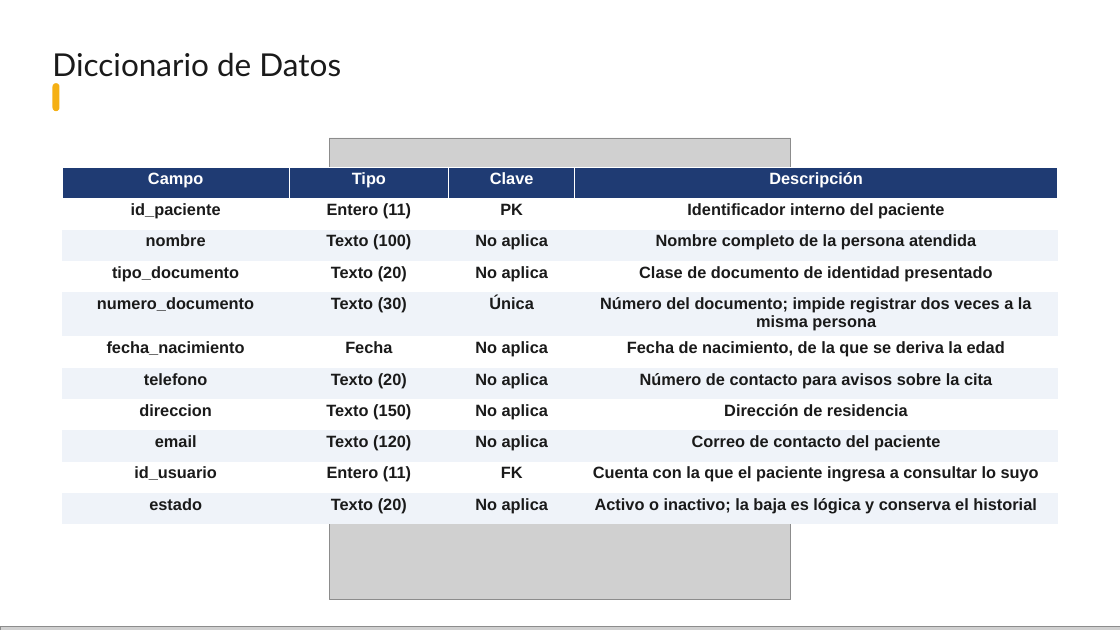
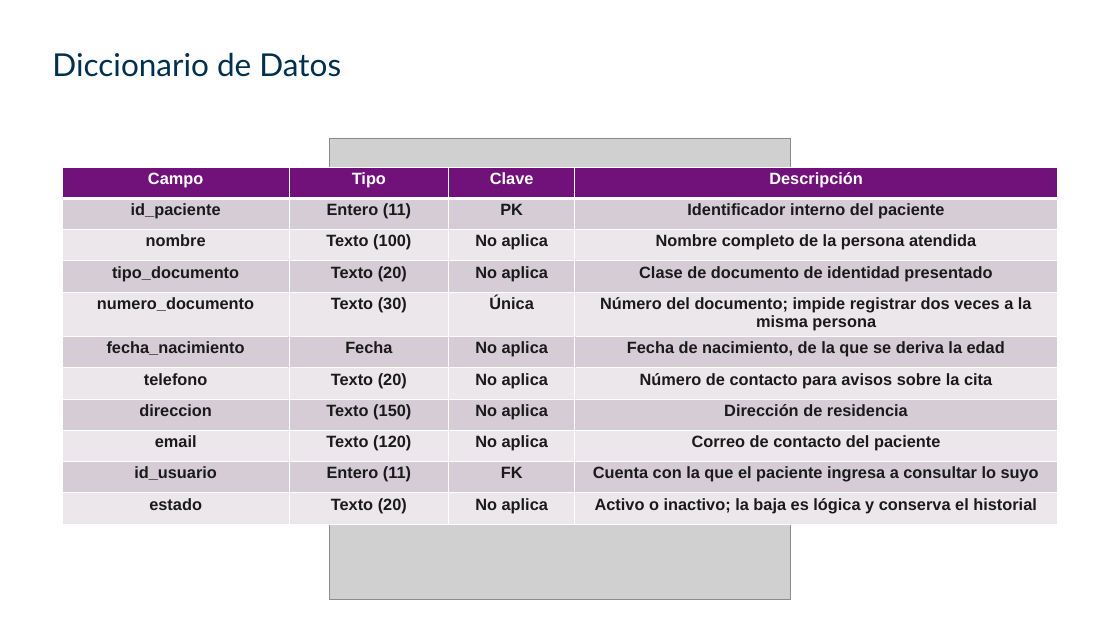
Before and after one commit to Brandonpyjv/Mediapp, a slide deck: slide 25 of docs tesis/exposicion/MediApp - Sustentación.pptx. Drawn at 1120x630 pixels with LibreOffice and Linux fonts; fonts in the diff are those of the drawing; grey boxes stand for pictures; background and template pictures are left out. Boxes give left, top, right and bottom in pixels: in the first picture for what was removed or moved away, otherwise in the second. Text is boxed around its words. In the diff, an @@ line names an element or a change of style, - is before the commit and + after.

```diff
--- a/docs tesis/exposicion/MediApp - Sustentación.pptx
+++ b/docs tesis/exposicion/MediApp - Sustentación.pptx
@@ text "Diccionario de Datos" at [52,52,341,77]: text colour #1A1A1A to #00304D @@
@@ rounded rectangle removed at [52,83,59,111] @@
@@ table at [62,167,1058,524] @@
@@ fill #1F3B73 to #71127A in row 1 @@
@@ fill #FFFFFF to #D5CCD7 in 20 cells @@
@@ fill #EFF3F9 to #EBE7EC in 20 cells @@
@@ borders changed @@
@@ picture removed at [0,627,1120,630] @@
```
Also in this commit, not shown: 35 other slides changed, 2 slides added, 2 slides removed, 9 other files.
